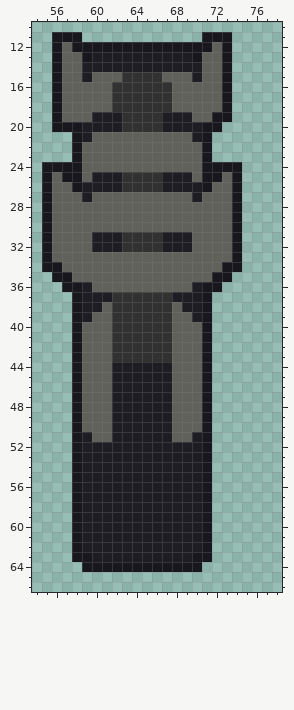
Two states of a sprite sheet, sprites/units/lava-mech-a-1-gun.png. Above is the file before it was changed.
The file is 90x90 pixels. Shown: x 54..78, y 10..66. The old version is drawn lined up with the new one, on the new canvas.
After the commit:
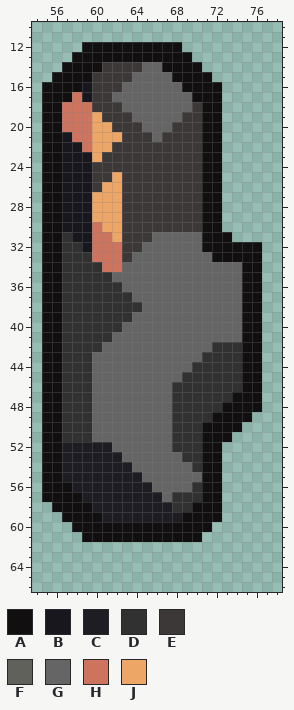
Palette (. is transparent): A #110f0f  B #18171d  C #1e1d23  D #313131  E #3c3837  F #60615b  G #656565  H #ce735e  J #eea666
Change:
canvas 90x90 -> 80x80, the old top-left corner now at -8,4 (the part of the old canvas that was cut away was empty and is not shown)
@@ x 54..78 @@
 10 .........................
-11 ..BBB............BBB.....
-12 ..BFBBBBBBBBBBBBBBFB.....
-13 ..BFFBCCCCCCCCCCBFFB.....
-14 ..BFFCCCCCCCCCCCCFFB.....
-15 ..BFFCFFFDDDDFFFCFFB.....
-16 ..BFFFFFDDDDDDFFFFFB.....
-17 ..BFFFFFDDDDDDFFFFFB.....
-18 ..BFFFFFDDDDDDFFFFFB.....
-19 ..BFFFCCCDDDDCCCFFBB.....
-20 ..BBBCCCCDDDDCCCCBB......
-21 ....BCFFFFFFFFFFCB.......
-22 ....BFFFFFFFFFFFFB.......
-23 ....BFFFFFFFFFFFFB.......
-24 .BBBBFFFFFFFFFFFFBBBB....
-25 .BFBBFCCCDDDDCCCFBBFB....
-26 .BFFBCCCCDDDDCCCCBFFB....
-27 .BFFFCFFFFFFFFFFCFFFB....
-28 .BFFFFFFFFFFFFFFFFFFB....
-29 .BFFFFFFFFFFFFFFFFFFB....
-30 .BFFFFFFFFFFFFFFFFFFB....
-31 .BFFFFCCCDDDDCCCFFFFB....
-32 .BFFFFCCCDDDDCCCFFFFB....
-33 .BFFFFFFFFFFFFFFFFFFB....
-34 .BBFFFFFFFFFFFFFFFFBB....
-35 ..BBFFFFFFFFFFFFFFBB.....
-36 ...BBCFFFFFFFFFFCBB......
-37 ....BCCCDDDDDDCCCB.......
-38 ....BCCFDDDDDDFCCB.......
-39 ....BCFFDDDDDDFFCB.......
-40 ....BFFFDDDDDDFFFB.......
-41 ....BFFFDDDDDDFFFB.......
-42 ....BFFFDDDDDDFFFB.......
-43 ....BFFFDDDDDDFFFB.......
-44 ....BFFFCCCCCCFFFB.......
-45 ....BFFFCCCCCCFFFB.......
-46 ....BFFFCCCCCCFFFB.......
-47 ....BFFFCCCCCCFFFB.......
-48 ....BFFFCCCCCCFFFB.......
-49 ....BFFFCCCCCCFFFB.......
-50 ....BFFFCCCCCCFFFB.......
-51 ....BCFFCCCCCCFFCB.......
-52 ....BCCCCCCCCCCCCB.......
-53 ....BCCCCCCCCCCCCB.......
-54 ....BCCCCCCCCCCCCB.......
-55 ....BCCCCCCCCCCCCB.......
-56 ....BCCCCCCCCCCCCB.......
-57 ....BCCCCCCCCCCCCB.......
-58 ....BCCCCCCCCCCCCB.......
-59 ....BCCCCCCCCCCCCB.......
-60 ....BCCCCCCCCCCCCB.......
-61 ....BCCCCCCCCCCCCB.......
-62 ....BCCCCCCCCCCCCB.......
-63 ....BBCCCCCCCCCCBB.......
-64 .....BBBBBBBBBBBB........
+11 .........................
+12 .....AAAAAAAAAA..........
+13 ....AAAAAAAAAAAA.........
+14 ...AAAAEEEEGGAAAA........
+15 ..AAAAEEEEGGGGAAAA.......
+16 .AAAABEEEGGGGGGAAAA......
+17 .AAAHBEEGGGGGGGGAAA......
+18 .AAHHHEEEGGGGGGGEAA......
+19 .AAHHHJEEEGGGGGEEAA......
+20 .AAHHHJJEEEGGGEEEAA......
+21 .AABHHJJJEEEGEEEEAA......
+22 .AABBHJJEEEEEEEEEAA......
+23 .AABBBJEEEEEEEEEEAA......
+24 .AABBBEEEEEEEEEEEAA......
+25 .AABBBEEJEEEEEEEEAA......
+26 .AABBBEJJEEEEEEEEAA......
+27 .AABBBJJJEEEEEEEEAA......
+28 .AABBBJJJEEEEEEEEAA......
+29 .AABBBJJJEEEEEEEEAA......
+30 .AABBBHJJEEEEEEEEAA......
+31 .AADBBHHJEEEGGGGGAAA.....
+32 .AADDBHHHEEGGGGGGAAAAAA..
+33 .AADDDHHHEGGGGGGGGAAAAA..
+34 .AADDDDHHGGGGGGGGGGGGAA..
+35 .AADDDDDGGGGGGGGGGGGGAA..
+36 .AADDDDDDGGGGGGGGGGGGAA..
+37 .AADDDDDDDGGGGGGGGGGGAA..
+38 .AADDDDDDDDGGGGGGGGGGAA..
+39 .AADDDDDDDGGGGGGGGGGGAA..
+40 .AADDDDDDGGGGGGGGGGGGAA..
+41 .AADDDDDGGGGGGGGGGGGGAA..
+42 .AADDDDGGGGGGGGGGGDDDAA..
+43 .AADDDGGGGGGGGGGGDDDDAA..
+44 .AADDDGGGGGGGGGGDDDDDAA..
+45 .AADDDGGGGGGGGGDDDDDDAA..
+46 .AADDDGGGGGGGGDDDDDDDAA..
+47 .AADDDGGGGGGGGDDDDDDAAA..
+48 .AADDDGGGGGGGGDDDDDAAAA..
+49 .AADDDGGGGGGGGDDDDAAAA...
+50 .AADDDGGGGGGGGDDDAAAA....
+51 .AADDDGGGGGGGGDDDAAA.....
+52 .AACCCCCGGGGGGDDDAA......
+53 .AACCCCCCGGGGGGDDAA......
+54 .AACCCCCCCGGGGGGDAA......
+55 .AACCCCCCCCGGGGGGAA......
+56 .AAACCCCCCCCGGGGDAA......
+57 .AAAACCCCCCCCGDDDAA......
+58 ..AAAACCCCCCCCDDAAA......
+59 ...AAAACCCCCCCCAAAA......
+60 ....AAAAAAAAAAAAAA.......
+61 .....AAAAAAAAAAAA........
+62 .........................
+63 .........................
+64 .........................
 65 .........................
